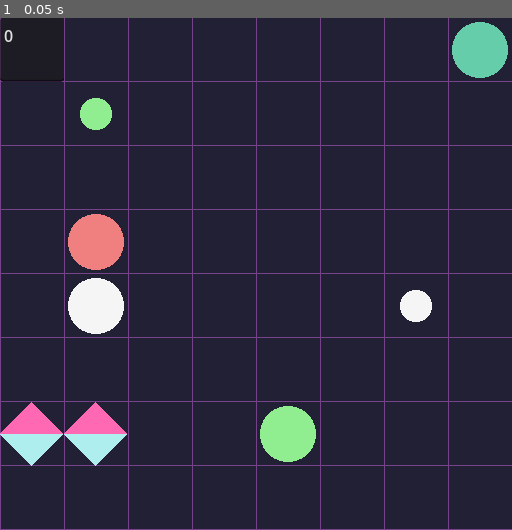
Above: before the commit, frame 1.
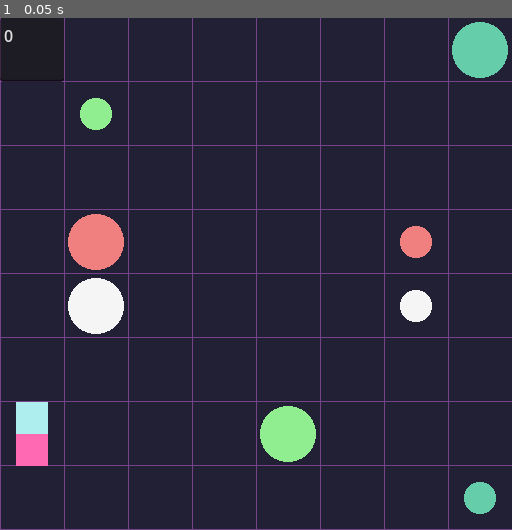
Above: after the commit, the same moment.

Repository: erraticandunplanned/Flow_Ltd
Game: Godot game, scene res://scenes/test_grid.tscn
Same seed, same stepped clock (60 frames per second), same inputs: the game is played once before the commit and once after it.
Inputs:
- Up to frame 1 (0.05 s): no input

The runs differ from the first frame. In frame 1, 2.4% of the frame differs, in the area x 0-97%, y 40-97%.

Commit message:
basic DIS obstacle functionality

Diff:
--- a/DIS_mesh.gd
+++ /dev/null
@@ -1,36 +0,0 @@
-@tool
-extends MeshInstance2D
-
-func _ready():
-	var meshdata = []
-	meshdata.resize(ArrayMesh.ARRAY_MAX)
-
-	meshdata[ArrayMesh.ARRAY_VERTEX] = PackedVector2Array(
-		[
-			Vector2(-32,0),
-			Vector2(32,0),
-			Vector2(0,32),
-			Vector2(-32,0),
-			Vector2(32,0),
-			Vector2(0,-32)
-		]
-	)
-	meshdata[ArrayMesh.ARRAY_INDEX] = PackedInt32Array(
-		[
-			0,1,2,
-			3,4,5
-		]
-	)
-	meshdata[ArrayMesh.ARRAY_COLOR] = PackedColorArray(
-		[
-			Color.PALE_TURQUOISE,
-			Color.PALE_TURQUOISE,
-			Color.PALE_TURQUOISE,
-			Color.HOT_PINK,
-			Color.HOT_PINK,
-			Color.HOT_PINK
-		]
-	)
-
-	mesh = ArrayMesh.new()
-	mesh.add_surface_from_arrays(Mesh.PRIMITIVE_TRIANGLES, meshdata)
--- a/scenes/DIS_obstacle.tscn
+++ b/scenes/DIS_obstacle.tscn
@@ -1,22 +1,23 @@
-[gd_scene load_steps=4 format=3 uid="uid://bd4xlcgj42gfc"]
+[gd_scene load_steps=3 format=3 uid="uid://bd4xlcgj42gfc"]
 
 [ext_resource type="Script" path="res://scripts/DIS_obstacle.gd" id="1_6ys2i"]
-[ext_resource type="Script" path="res://DIS_mesh.gd" id="2_p11vi"]
 
-[sub_resource type="ArrayMesh" id="ArrayMesh_j0akx"]
+[sub_resource type="ArrayMesh" id="ArrayMesh_sfu4s"]
 _surfaces = [{
 "2d": true,
-"aabb": AABB(-32, 0, 0, 64, 32, 0),
-"format": 34393292801,
+"aabb": AABB(-16, -32, 0, 32, 64, 0),
+"attribute_data": PackedByteArray(175, 238, 238, 255, 175, 238, 238, 255, 175, 238, 238, 255, 175, 238, 238, 255, 255, 105, 180, 255, 255, 105, 180, 255, 255, 105, 180, 255, 255, 105, 180, 255),
+"format": 34393296905,
+"index_count": 12,
+"index_data": PackedByteArray(0, 0, 1, 0, 2, 0, 2, 0, 3, 0, 0, 0, 4, 0, 5, 0, 6, 0, 6, 0, 7, 0, 4, 0),
 "primitive": 3,
 "uv_scale": Vector4(0, 0, 0, 0),
-"vertex_count": 3,
-"vertex_data": PackedByteArray(0, 0, 0, 194, 0, 0, 0, 0, 0, 0, 0, 66, 0, 0, 0, 0, 0, 0, 0, 0, 0, 0, 0, 66)
+"vertex_count": 8,
+"vertex_data": PackedByteArray(0, 0, 128, 193, 0, 0, 0, 0, 0, 0, 128, 193, 0, 0, 0, 194, 0, 0, 128, 65, 0, 0, 0, 194, 0, 0, 128, 65, 0, 0, 0, 0, 0, 0, 128, 193, 0, 0, 0, 0, 0, 0, 128, 65, 0, 0, 0, 0, 0, 0, 128, 65, 0, 0, 0, 66, 0, 0, 128, 193, 0, 0, 0, 66)
 }]
 
 [node name="DisObstacle" type="Node2D"]
 script = ExtResource("1_6ys2i")
 
 [node name="shape" type="MeshInstance2D" parent="."]
-mesh = SubResource("ArrayMesh_j0akx")
-script = ExtResource("2_p11vi")
+mesh = SubResource("ArrayMesh_sfu4s")
--- /dev/null
+++ b/scenes/DIV_obstacle.tscn
@@ -0,0 +1,23 @@
+[gd_scene load_steps=3 format=3 uid="uid://meip4t3r1ksq"]
+
+[ext_resource type="Script" path="res://scripts/DIV_obstacle.gd" id="1_uhqbn"]
+
+[sub_resource type="ArrayMesh" id="ArrayMesh_dj6p4"]
+_surfaces = [{
+"2d": true,
+"aabb": AABB(-32, -32, 0, 64, 64, 0),
+"attribute_data": PackedByteArray(175, 238, 238, 255, 175, 238, 238, 255, 175, 238, 238, 255, 255, 105, 180, 255, 255, 105, 180, 255, 255, 105, 180, 255),
+"format": 34393296905,
+"index_count": 6,
+"index_data": PackedByteArray(0, 0, 1, 0, 2, 0, 3, 0, 4, 0, 5, 0),
+"primitive": 3,
+"uv_scale": Vector4(0, 0, 0, 0),
+"vertex_count": 6,
+"vertex_data": PackedByteArray(0, 0, 0, 194, 0, 0, 0, 0, 0, 0, 0, 66, 0, 0, 0, 0, 0, 0, 0, 0, 0, 0, 0, 194, 0, 0, 0, 194, 0, 0, 0, 0, 0, 0, 0, 66, 0, 0, 0, 0, 0, 0, 0, 0, 0, 0, 0, 66)
+}]
+
+[node name="DivObstacle" type="Node2D"]
+script = ExtResource("1_uhqbn")
+
+[node name="shape" type="MeshInstance2D" parent="."]
+mesh = SubResource("ArrayMesh_dj6p4")
--- a/scripts/DIS_obstacle.gd
+++ b/scripts/DIS_obstacle.gd
@@ -1,6 +1,71 @@
 extends Node2D
 
-@onready var mesh = $rotate/shape
+## DIS OBSTACLE
+## the DIS obstacle move in a straight line until it hits a wall, reverses direction, then moves again
+## the DIS obstacle is a pair of squares
+
+@onready var mesh_node : MeshInstance2D = $shape
+
+var facing = Vector2.UP
 
 func _ready():
-	pass
+	var meshdata = []
+	meshdata.resize(ArrayMesh.ARRAY_MAX)
+
+	meshdata[ArrayMesh.ARRAY_VERTEX] = PackedVector2Array(
+		[
+			Vector2(-16,0),
+			Vector2(-16,-32),
+			Vector2(16,-32),
+			Vector2(16,0),
+
+			Vector2(-16,0),
+			Vector2(16,0),
+			Vector2(16,32),
+			Vector2(-16,32)
+		]
+	)
+	meshdata[ArrayMesh.ARRAY_INDEX] = PackedInt32Array(
+		[
+			0,1,2,
+			2,3,0,
+			4,5,6,
+			6,7,4
+		]
+	)
+	meshdata[ArrayMesh.ARRAY_COLOR] = PackedColorArray(
+		[
+			Color.PALE_TURQUOISE,
+			Color.PALE_TURQUOISE,
+			Color.PALE_TURQUOISE,
+			Color.PALE_TURQUOISE,
+			Color.HOT_PINK,
+			Color.HOT_PINK,
+			Color.HOT_PINK,
+			Color.HOT_PINK
+		]
+	)
+
+	mesh_node.mesh = ArrayMesh.new()
+	mesh_node.mesh.add_surface_from_arrays(Mesh.PRIMITIVE_TRIANGLES, meshdata)
+
+	var world = get_parent().get_parent()
+	world.connect("clock_update", _on_clock_update)
+
+func _on_clock_update(t):
+	## CHECK FOR VALID POSITION
+	var check_pos = global_position + ( facing * 64 )
+	var is_valid = true
+	if check_pos.x > 512 or check_pos.x < 0 or check_pos.y > 512 or check_pos.y < 0: is_valid = false
+	var flow_lines = get_parent().get_parent().flow_dict
+	for k in flow_lines.keys():
+		var array = flow_lines.get(k)
+		for i in array:
+			if check_pos == i: is_valid = false
+
+	## STOP AND ROTATE IF NOT VALID. MOVE IF SO
+	if not is_valid:
+		check_pos = global_position
+		facing = facing * -1
+		global_rotation += PI
+	global_position = check_pos
--- /dev/null
+++ b/scripts/DIV_obstacle.gd
@@ -0,0 +1,48 @@
+extends Node2D
+
+## DIV OBSTACLE
+## the DIV obstacle move in a straight line until it hits a wall, reverses direction, then moves again
+## if a DIV obstacle collides with a flow node or goal node, it destroys it
+## the DIV obstacle is a pair of triangles
+
+@onready var mesh_node : MeshInstance2D = $shape
+
+func _ready():
+	var meshdata = []
+	meshdata.resize(ArrayMesh.ARRAY_MAX)
+
+	meshdata[ArrayMesh.ARRAY_VERTEX] = PackedVector2Array(
+		[
+			Vector2(-32,0),
+			Vector2(32,0),
+			Vector2(0,-32),
+			Vector2(-32,0),
+			Vector2(32,0),
+			Vector2(0,32)
+		]
+	)
+	meshdata[ArrayMesh.ARRAY_INDEX] = PackedInt32Array(
+		[
+			0,1,2,
+			3,4,5
+		]
+	)
+	meshdata[ArrayMesh.ARRAY_COLOR] = PackedColorArray(
+		[
+			Color.PALE_TURQUOISE,
+			Color.PALE_TURQUOISE,
+			Color.PALE_TURQUOISE,
+			Color.HOT_PINK,
+			Color.HOT_PINK,
+			Color.HOT_PINK
+		]
+	)
+
+	mesh_node.mesh = ArrayMesh.new()
+	mesh_node.mesh.add_surface_from_arrays(Mesh.PRIMITIVE_TRIANGLES, meshdata)
+
+	var world = get_parent().get_parent()
+	world.connect("clock_update", _on_clock_update)
+
+func _on_clock_update(t):
+	pass
--- a/scripts/test_grid.gd
+++ b/scripts/test_grid.gd
@@ -29,10 +29,12 @@
 }
 var goal_dict = {
 	Color.WHITE_SMOKE: Vector2(416,288),
+	Color.LIGHT_CORAL: Vector2(416,224),
+	Color.MEDIUM_AQUAMARINE: Vector2(480,480),
 	Color.LIGHT_GREEN: Vector2(96,96)
 }
 var obstacle_dict = {
-	0: [Vector2(32,416),Vector2(96,416)]
+	0: [Vector2(32,416)]
 }
 
 func _ready():
@@ -141,9 +143,9 @@
 			emit_signal("clock_update", time)
 
 	## CHECK FOR WIN CONDITION
+	if not goal_dict.keys().is_empty(): success = true
 	for g in goal_dict.keys():
 		if flow_dict.has(g):
-			success = true
 			var array = flow_dict.get(g)
 			var last_pos = array.back()
 			if goal_dict.get(g) != last_pos: success = false
